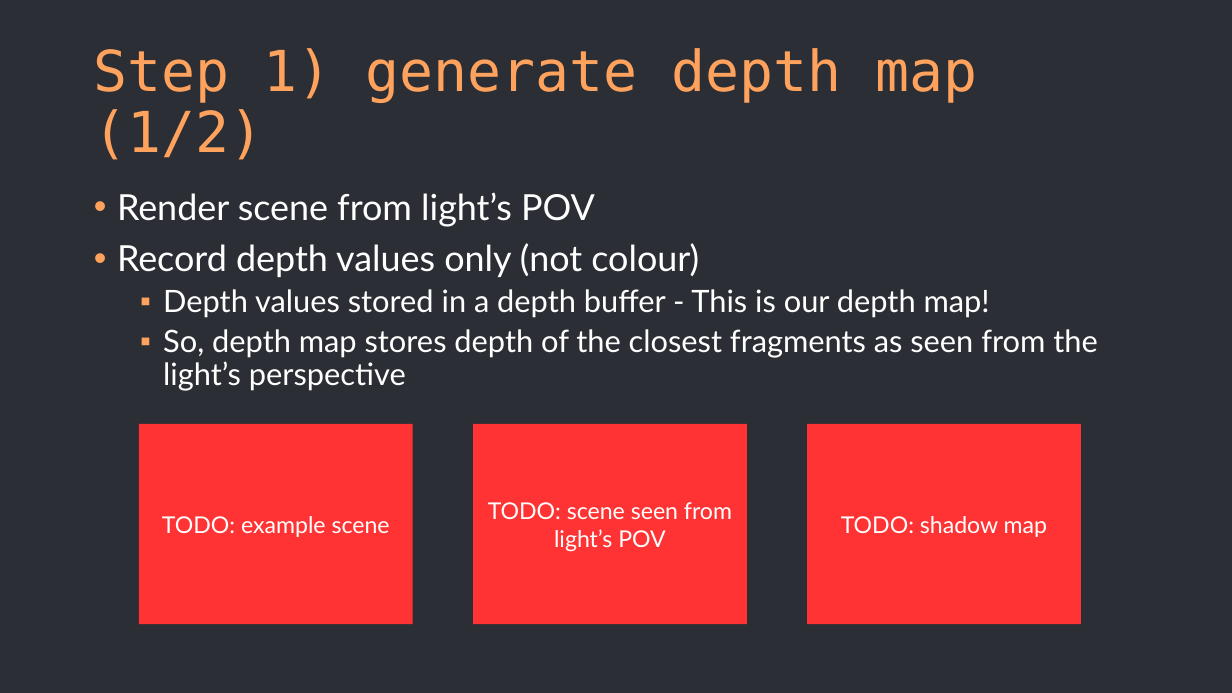
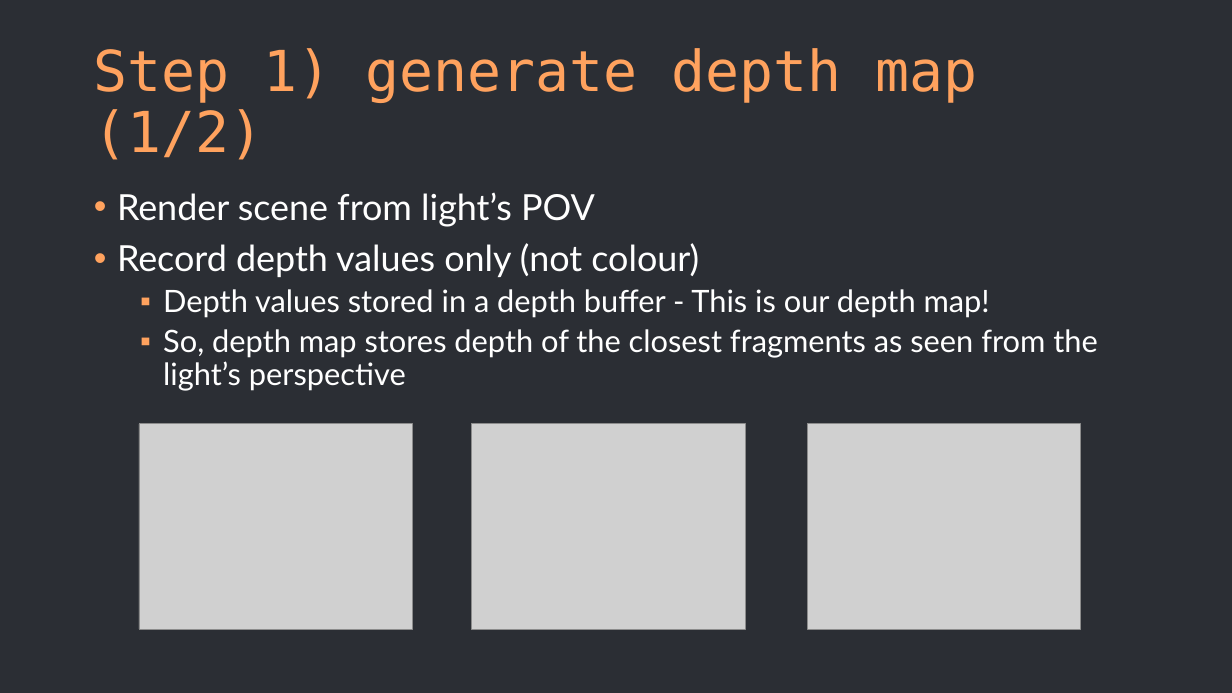
Before and after one commit to Alba-NR/ShadowMapping_TechTalk, a slide deck: slide 10 of slides/slides.pptx. Drawn at 1232x693 pixels with LibreOffice and Linux fonts; fonts in the diff are those of the drawing; grey boxes stand for pictures. Boxes give left, top, right and bottom in pixels: in the first picture for what was removed or moved away, otherwise in the second. Text is boxed around its words. In the diff, an @@ line names an element or a change of style, - is before the commit and + after.

Commit message:
Created & added diagrams for step2 in method (slides)

```diff
--- a/slides/slides.pptx
+++ b/slides/slides.pptx
@@ rectangle removed at <box>139,424,412,625</box> @@
-TODO: example scene
@@ picture added at <box>139,424,412,629</box> @@
@@ picture added at <box>471,424,745,629</box> @@
@@ rectangle removed at <box>473,424,747,625</box> @@
-TODO: scene seen from light’s POV
@@ rectangle removed at <box>808,424,1081,625</box> @@
-TODO: shadow map
@@ picture added at <box>808,424,1081,629</box> @@
```
Also in this commit, not shown: 1 other slide changed, 6 other files.
